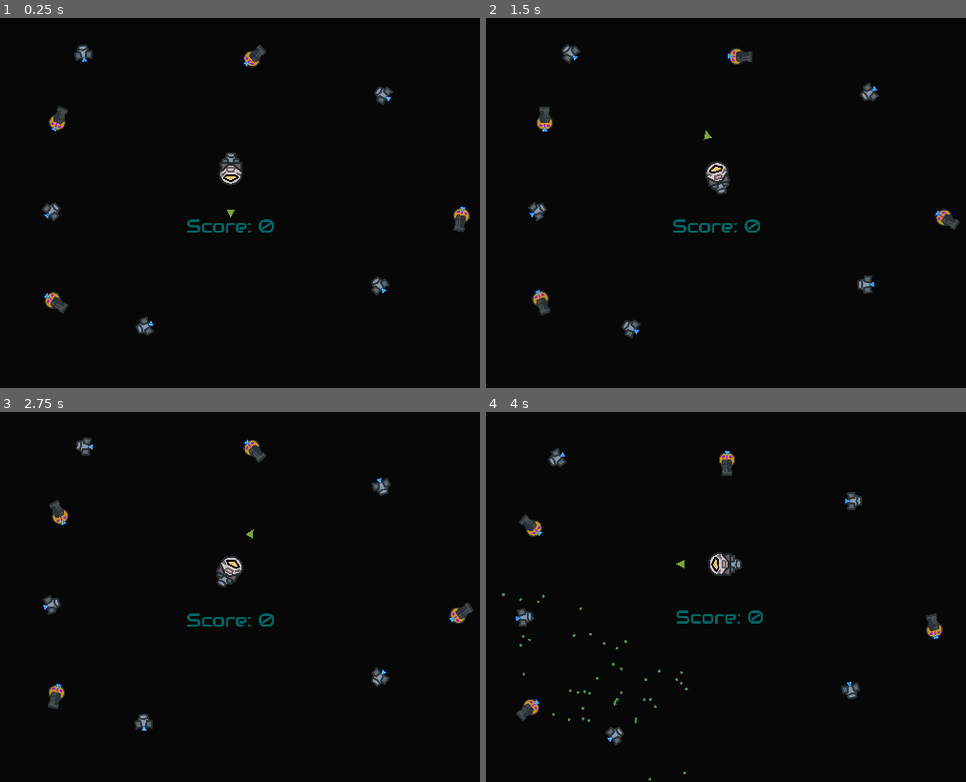
Above: before the commit, frames 1-4 (two rows, left to right).
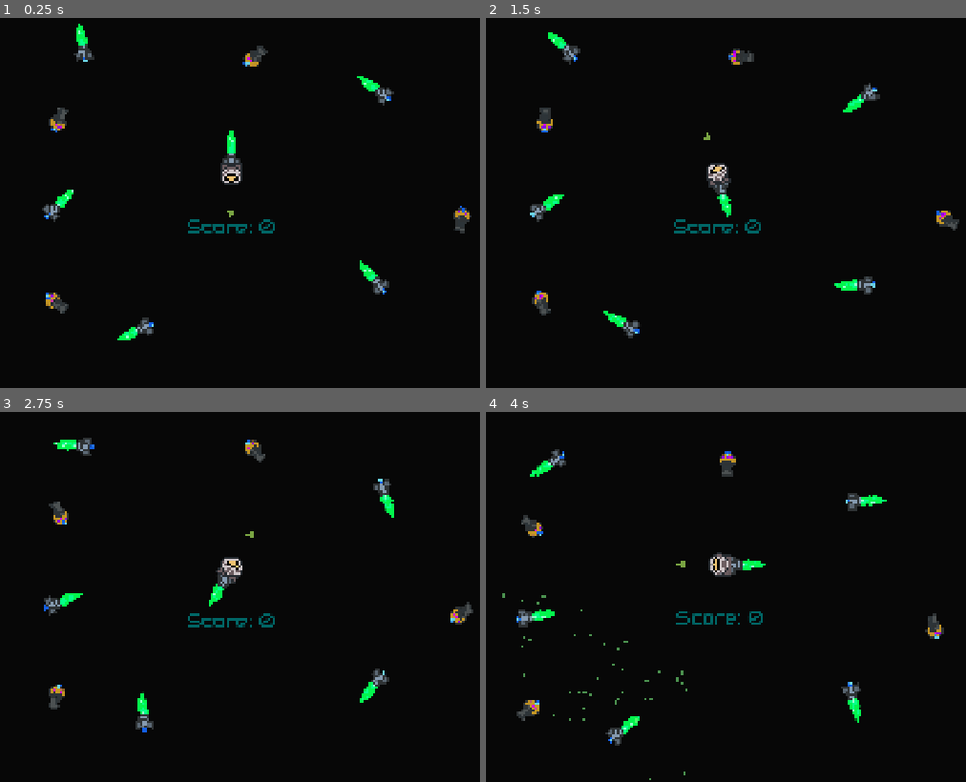
Above: after the commit, the same moments.

Repository: Leeway001Write/melonJam6
Game: Godot game, scene res://Levels/world.tscn
Two runs of this game, one before a commit and one after it. Both use one fixed random seed, a clock stepped at 60 frames per second and the inputs below.
Inputs:
- Up to frame 1 (0.25 s): no input
- Up to frame 2 (1.5 s): hold D (right) 0.53-1.28 s; hold Space (fire) 0.53-1.28 s; hold A (left) from 1.28 s (still down); tap Space (fire) at 1.35 s
- Up to frame 3 (2.75 s): release A (left) at 2.03 s; hold D (right) from 2.03 s (still down); hold Space (fire) from 2.03 s (still down)
- Up to frame 4 (4 s): release D (right) at 2.78 s; release Space (fire) at 2.78 s; hold W (forward) 2.78-3.53 s; tap Space (fire) at 2.85 s; hold A (left) from 3.53 s (still down); hold Space (fire) from 3.53 s (still down)

The runs differ from the first frame. In frame 1, 1.6% of the frame differs, in the area x 8-99%, y 1-88%; in frame 2, 1.6%; in frame 3, 1.6%; in frame 4, 1.8%, in the area x 3-96%, y 9-100%.

Commit message:
Added in the fire sprites for the boosters

Diff:
--- a/escape-from-greenland/Prefabs/booster.tscn
+++ b/escape-from-greenland/Prefabs/booster.tscn
@@ -1,10 +1,61 @@
-[gd_scene load_steps=4 format=3 uid="uid://6t48r1sfmkgl"]
+[gd_scene load_steps=12 format=3 uid="uid://6t48r1sfmkgl"]
 
 [ext_resource type="Script" uid="uid://cnsnk4cq5axtw" path="res://Scripts/booster.gd" id="1_6tacm"]
 [ext_resource type="Texture2D" uid="uid://ogdt681y3uvf" path="res://Art/components/booster.png" id="2_0ajaq"]
+[ext_resource type="Texture2D" uid="uid://ck4xadftooykx" path="res://Art/components/booster-fire-sprite-sheet.png" id="3_f1h7d"]
 
 [sub_resource type="RectangleShape2D" id="RectangleShape2D_jfkkc"]
 size = Vector2(12.4701, 20)
+
+[sub_resource type="AtlasTexture" id="AtlasTexture_8wo6y"]
+atlas = ExtResource("3_f1h7d")
+region = Rect2(0, 0, 1920, 1080)
+
+[sub_resource type="AtlasTexture" id="AtlasTexture_182f1"]
+atlas = ExtResource("3_f1h7d")
+region = Rect2(1920, 0, 1920, 1080)
+
+[sub_resource type="AtlasTexture" id="AtlasTexture_xca8e"]
+atlas = ExtResource("3_f1h7d")
+region = Rect2(3840, 0, 1920, 1080)
+
+[sub_resource type="AtlasTexture" id="AtlasTexture_hlfsc"]
+atlas = ExtResource("3_f1h7d")
+region = Rect2(5760, 0, 1920, 1080)
+
+[sub_resource type="AtlasTexture" id="AtlasTexture_3n8mn"]
+atlas = ExtResource("3_f1h7d")
+region = Rect2(7680, 0, 1920, 1080)
+
+[sub_resource type="AtlasTexture" id="AtlasTexture_74tug"]
+atlas = ExtResource("3_f1h7d")
+region = Rect2(0, 1080, 1920, 1080)
+
+[sub_resource type="SpriteFrames" id="SpriteFrames_rl158"]
+animations = [{
+"frames": [{
+"duration": 1.0,
+"texture": SubResource("AtlasTexture_8wo6y")
+}, {
+"duration": 1.0,
+"texture": SubResource("AtlasTexture_182f1")
+}, {
+"duration": 1.0,
+"texture": SubResource("AtlasTexture_xca8e")
+}, {
+"duration": 1.0,
+"texture": SubResource("AtlasTexture_hlfsc")
+}, {
+"duration": 1.0,
+"texture": SubResource("AtlasTexture_3n8mn")
+}, {
+"duration": 1.0,
+"texture": SubResource("AtlasTexture_74tug")
+}],
+"loop": true,
+"name": &"default",
+"speed": 24.0
+}]
 
 [node name="Booster" type="CharacterBody2D"]
 script = ExtResource("1_6tacm")
@@ -41,4 +92,13 @@
 scale_amount_max = 12.7
 color = Color(0.51, 1, 0.5345, 0.556863)
 
+[node name="Fire" type="AnimatedSprite2D" parent="."]
+z_index = -1
+position = Vector2(-27, -95)
+rotation = -3.14159
+scale = Vector2(0.172402, 0.172402)
+sprite_frames = SubResource("SpriteFrames_rl158")
+autoplay = "default"
+frame_progress = 0.970692
+
 [connection signal="area_entered" from="Area2D" to="." method="_on_area_2d_area_entered"]
--- a/escape-from-greenland/project.godot
+++ b/escape-from-greenland/project.godot
@@ -15,11 +15,15 @@
 config/features=PackedStringArray("4.4", "GL Compatibility")
 config/icon="res://icon.svg"
 
+[debug]
+
+settings/stdout/print_fps=true
+
 [display]
 
 window/size/viewport_width=1920
 window/size/viewport_height=1080
-window/stretch/mode="viewport"
+window/stretch/mode="canvas_items"
 
 [global_group]
 
Binary file added: escape-from-greenland/Art/components/booster-fire-sprite-sheet.png
Not shown, added: escape-from-greenland/Art/components/booster-fire-sprite-sheet.png.import
